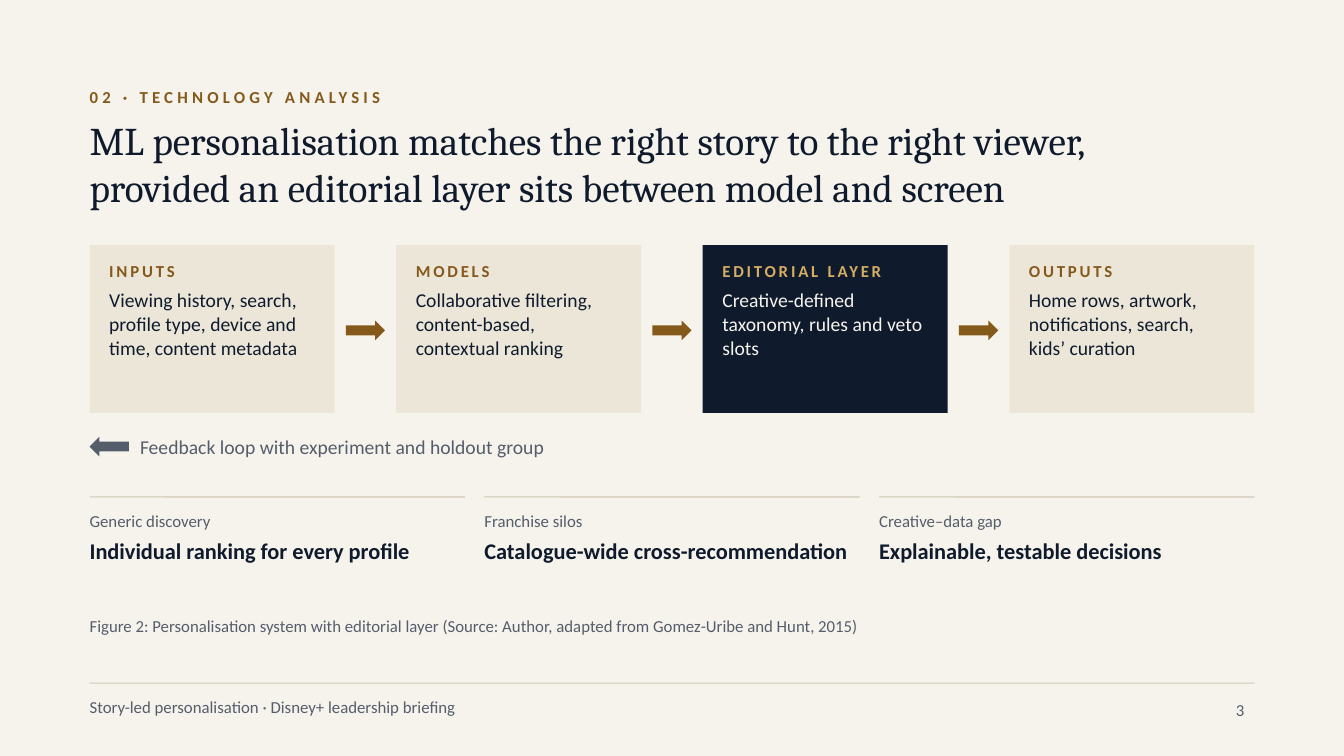
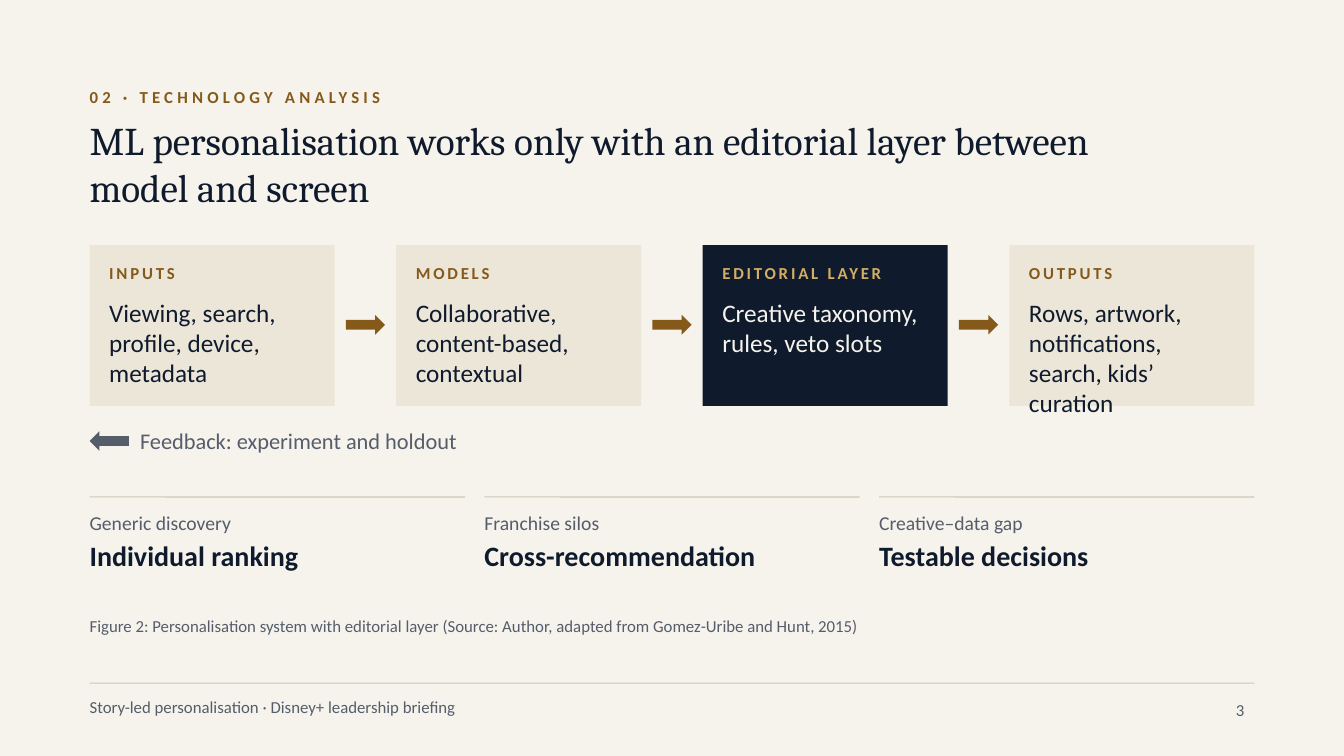
Before and after one commit to karanrg22-svg/skill, a slide deck: slide 3 of output/A_Corporate_Editorial.pptx. Drawn at 1344x756 pixels with LibreOffice and Linux fonts; fonts in the diff are those of the drawing. Boxes give left, top, right and bottom in pixels: in the first picture for what was removed or moved away, otherwise in the second. Text is boxed around its words. In the diff, an @@ line names an element or a change of style, - is before the commit and + after.

```diff
--- a/output/A_Corporate_Editorial.pptx
+++ b/output/A_Corporate_Editorial.pptx
@@ text at bbox=[90, 127, 1088, 203]: text changed @@
-ML personalisation matches the right story to the right viewer, provided an editorial layer sits between model and screen
+ML personalisation works only with an editorial layer between model and screen
@@ rectangle: place and size @@
-rectangle at bbox=[90, 245, 335, 413]
+rectangle at bbox=[90, 245, 335, 406]
@@ rectangle: place and size @@
-rectangle at bbox=[396, 245, 641, 413]
+rectangle at bbox=[396, 245, 641, 406]
@@ rectangle: place and size @@
-rectangle at bbox=[703, 245, 948, 413]
+rectangle at bbox=[703, 245, 948, 406]
@@ rectangle: place and size @@
-rectangle at bbox=[1009, 245, 1254, 413]
+rectangle at bbox=[1009, 245, 1254, 406]
@@ text at bbox=[109, 304, 276, 382]: text changed; size 14 to 18 pt @@
-Viewing history, search, profile type, device and time, content metadata
+Viewing, search, profile, device, metadata
@@ text at bbox=[416, 304, 569, 382]: text changed; size 14 to 18 pt @@
-Collaborative filtering, content-based, contextual ranking
+Collaborative, content-based, contextual
@@ text at bbox=[722, 304, 918, 355]: text changed; size 14 to 18 pt @@
-Creative-defined taxonomy, rules and veto slots
+Creative taxonomy, rules, veto slots
@@ 3 right arrows, 1 left arrow: place and size @@
-3 right arrows, 1 left arrow at bbox=[90, 321, 998, 456]
+3 right arrows, 1 left arrow at bbox=[90, 315, 998, 451]
@@ text at bbox=[1029, 304, 1182, 412]: text changed; size 14 to 18 pt @@
-Home rows, artwork, notifications, search, kids’ curation
+Rows, artwork, notifications, search, kids’ curation
@@ text at bbox=[140, 433, 456, 453]: text changed; size 14 to 16 pt @@
-Feedback loop with experiment and holdout group
+Feedback: experiment and holdout
@@ size 12 to 14 pt in 3 elements at bbox=[90, 516, 231, 533], bbox=[484, 516, 599, 530], bbox=[879, 516, 1023, 534] @@
@@ text at bbox=[90, 546, 298, 571]: text changed; size 16 to 20 pt @@
-Individual ranking for every profile
+Individual ranking
@@ text at bbox=[484, 546, 755, 567]: text changed; size 16 to 20 pt @@
-Catalogue-wide cross-recommendation
+Cross-recommendation
@@ text at bbox=[879, 546, 1088, 567]: text changed; size 16 to 20 pt @@
-Explainable, testable decisions
+Testable decisions
```
Also in this commit, not shown: 10 other slides changed, 1 other file.
